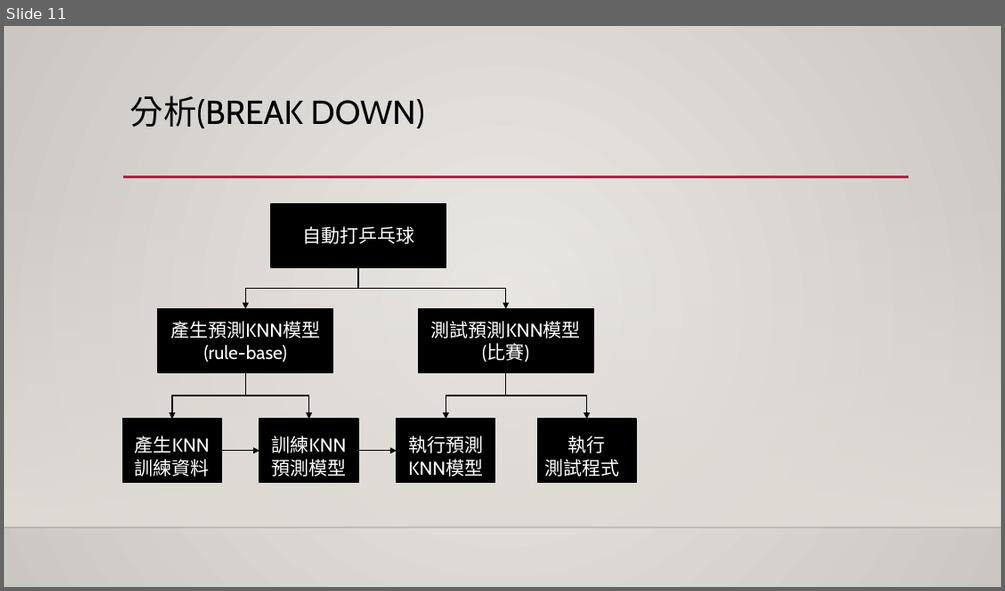
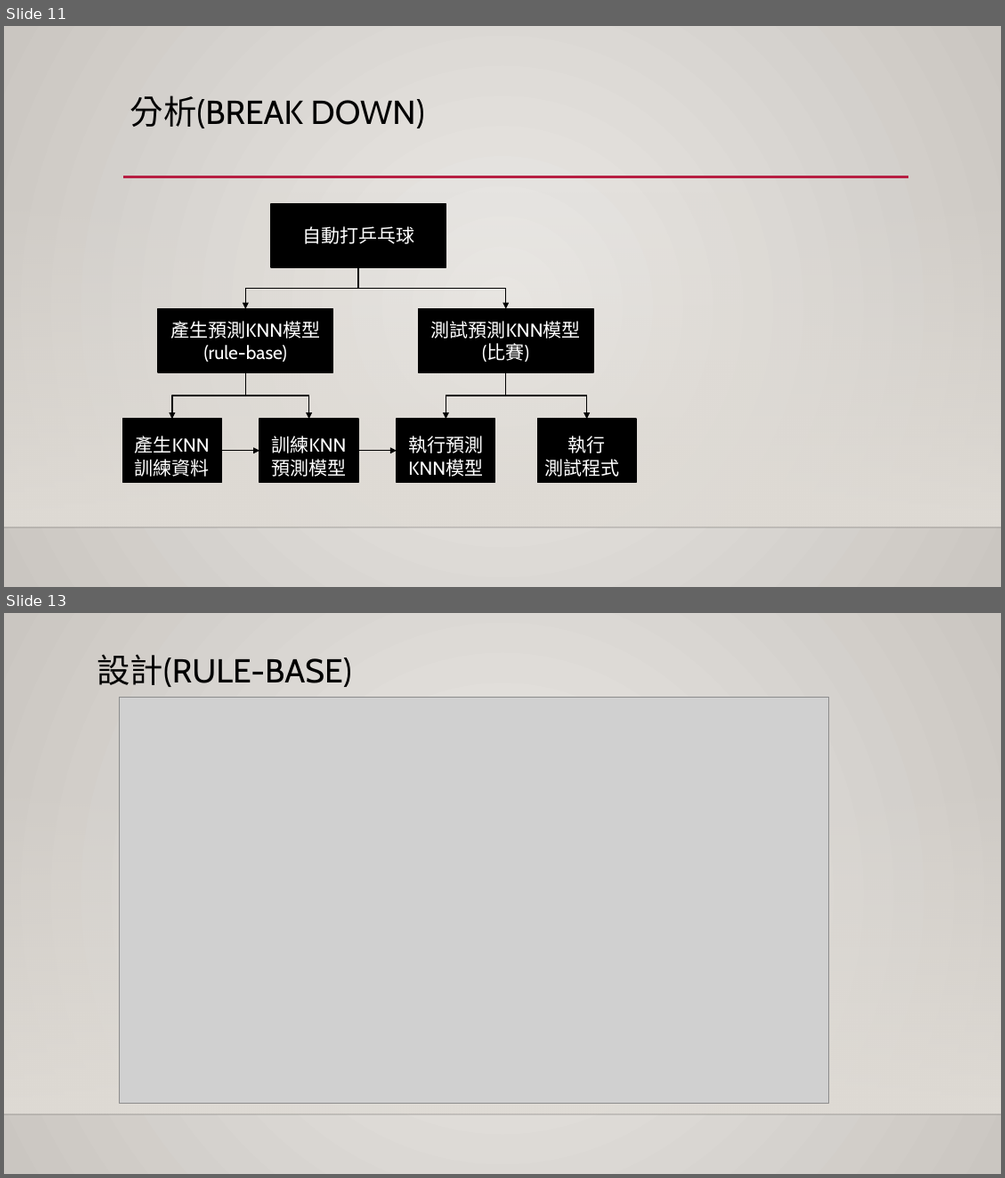
Before and after one commit to mingyang13795/Ping_Pong, a slide deck: 專案管理.pptx. Shown one above the other, each under a label of ours: slide 11 before the commit, slides 11 and 13 after it; the slides between them are not shown. The pictures are 1005x591 and 1005x1178 pixels, drawn with LibreOffice and Linux fonts; fonts in the diff are those of the drawing; grey boxes stand for pictures; background and template pictures are left out. Boxes give left, top, right and bottom in pixels: in the first picture for what was removed or moved away, otherwise in the second. Text is boxed around its words. In the diff, an @@ line names an element or a change of style, - is before the commit and + after.

```diff
--- a/專案管理.pptx
+++ b/專案管理.pptx
@@ slide 13 added at bbox=[4, 613, 1001, 1174], background gradient #ECEAE7 to #CAC7C1; not listed: 2 template elements that a slide beside it also shows @@
@@ title added at bbox=[97, 654, 351, 687], 32 pt, text #000000 @@
+設計(RULE-BASE)
@@ picture added at bbox=[119, 697, 828, 1103] @@
```
Also in this commit, not shown: 3 slides changed, 2 other slides added, 2 slides removed.
